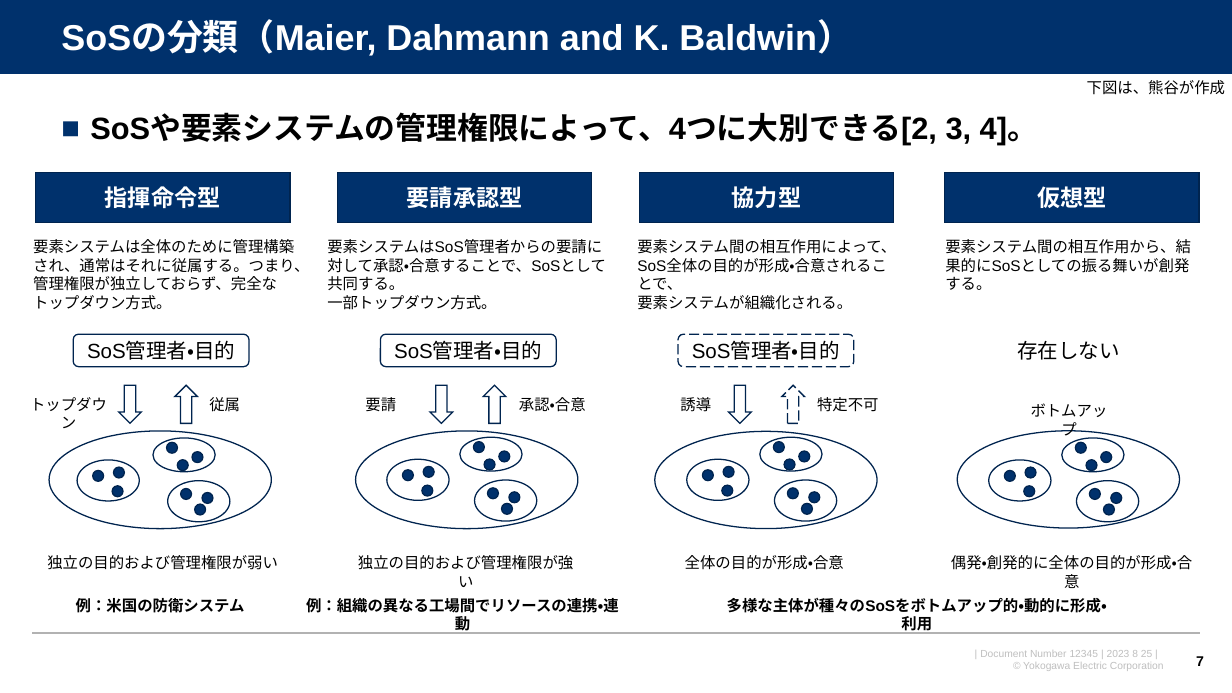
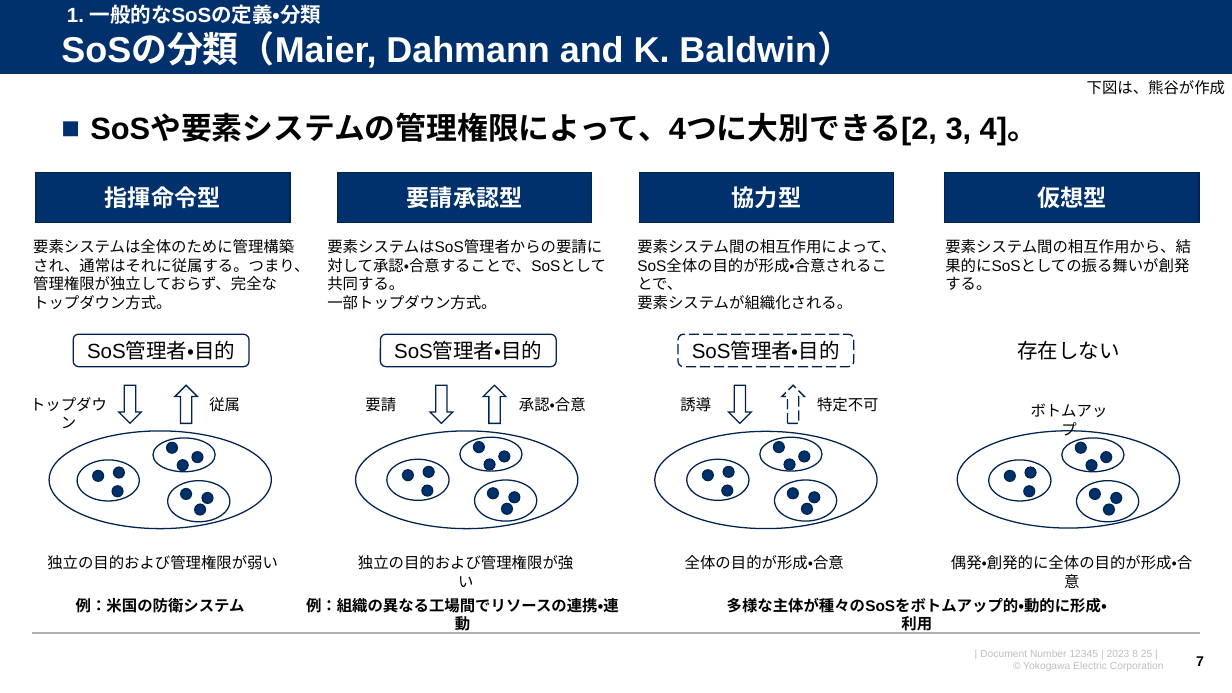
Before and after one commit to watarukumagai-git/opt, a slide deck: slide 7 of SoS/230825_SoS分科会第6回進め方のご相談_rev.0.pptx. Drawn at 1232x693 pixels with LibreOffice and Linux fonts; fonts in the diff are those of the drawing; background and template pictures are left out. Boxes give left, top, right and bottom in pixels: in the first picture for what was removed or moved away, otherwise in the second. Text is boxed around its words. In the diff, an @@ line names an element or a change of style, - is before the commit and + after.

```diff
--- a/SoS/230825_SoS分科会第6回進め方のご相談_rev.0.pptx
+++ b/SoS/230825_SoS分科会第6回進め方のご相談_rev.0.pptx
@@ text "SoSの分類（Maier, Dahmann and K. Baldwin）": place and size @@
-text "SoSの分類（Maier, Dahmann and K. Baldwin）" at box(61, 22, 853, 56)
+text "SoSの分類（Maier, Dahmann and K. Baldwin）" at box(61, 34, 853, 68)
@@ text added at box(67, 4, 322, 24), 16 pt, text #FFFFFF, bold @@
+1. 一般的なSoSの定義・分類
```
Also in this commit, not shown: 8 other slides changed.
